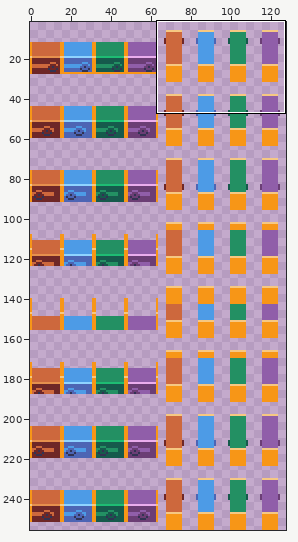
Edited in one commit: sprite sheet (img/doors.png). Above, an overview of the earlier version with the close-up marked.
Close-up. Old version:
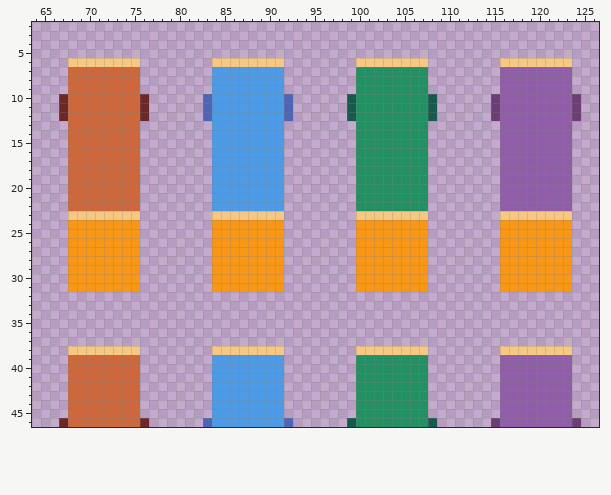
The file is 128x256 pixels. Shown: x 64..126, y 2..46. The wide view leaves out empty margins. The commit also changed other parts of the picture, which this record leaves out.
Now the later version:
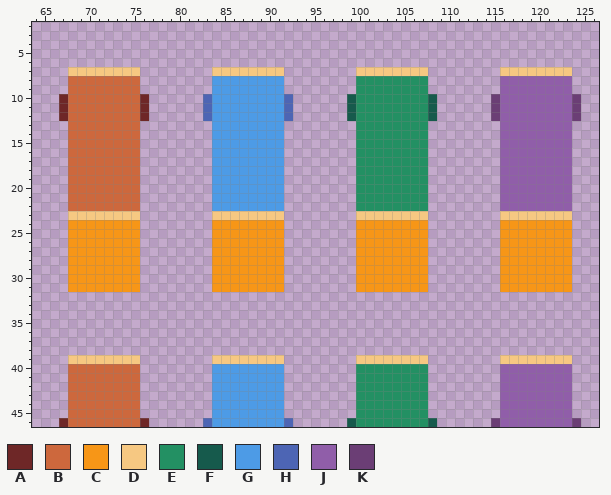
Palette (. is transparent): A #6e2727  B #cd683d  C #f79617  D #f6c882  E #239063  F #165a4c  G #4d9be6  H #4d65b4  J #905ea9  K #6b3e75
Difference:
{"y":6,"x":68,"old":"DDDDDDDD","new":"........"}
{"y":6,"x":84,"old":"DDDDDDDD","new":"........"}
{"y":6,"x":100,"old":"DDDDDDDD","new":"........"}
{"y":6,"x":116,"old":"DDDDDDDD","new":"........"}
{"y":7,"x":68,"old":"BBBBBBBB","new":"DDDDDDDD"}
{"y":7,"x":84,"old":"GGGGGGGG","new":"DDDDDDDD"}
{"y":7,"x":100,"old":"EEEEEEEE","new":"DDDDDDDD"}
{"y":7,"x":116,"old":"JJJJJJJJ","new":"DDDDDDDD"}
{"y":38,"x":68,"old":"DDDDDDDD","new":"........"}
{"y":38,"x":84,"old":"DDDDDDDD","new":"........"}
{"y":38,"x":100,"old":"DDDDDDDD","new":"........"}
{"y":38,"x":116,"old":"DDDDDDDD","new":"........"}
{"y":39,"x":68,"old":"BBBBBBBB","new":"DDDDDDDD"}
{"y":39,"x":84,"old":"GGGGGGGG","new":"DDDDDDDD"}
{"y":39,"x":100,"old":"EEEEEEEE","new":"DDDDDDDD"}
{"y":39,"x":116,"old":"JJJJJJJJ","new":"DDDDDDDD"}
